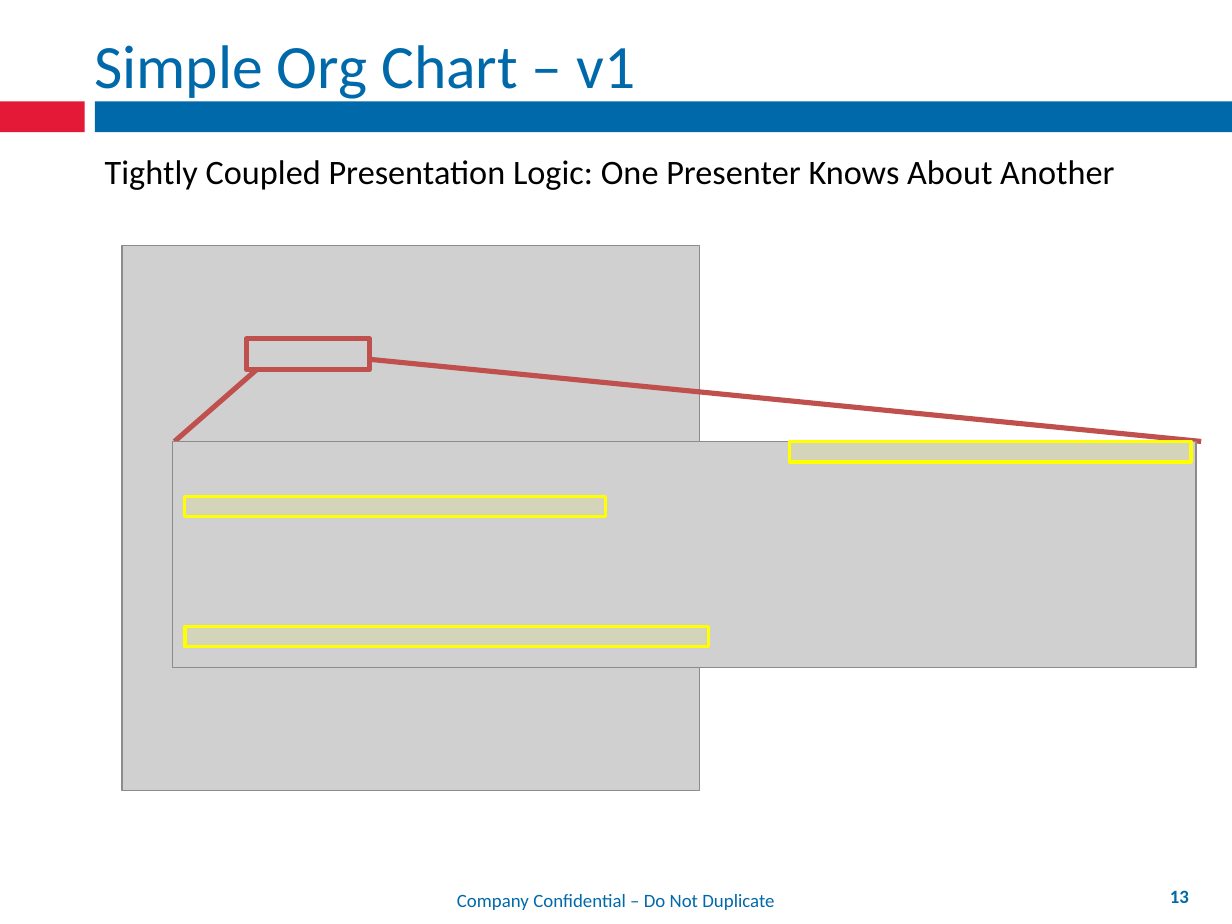
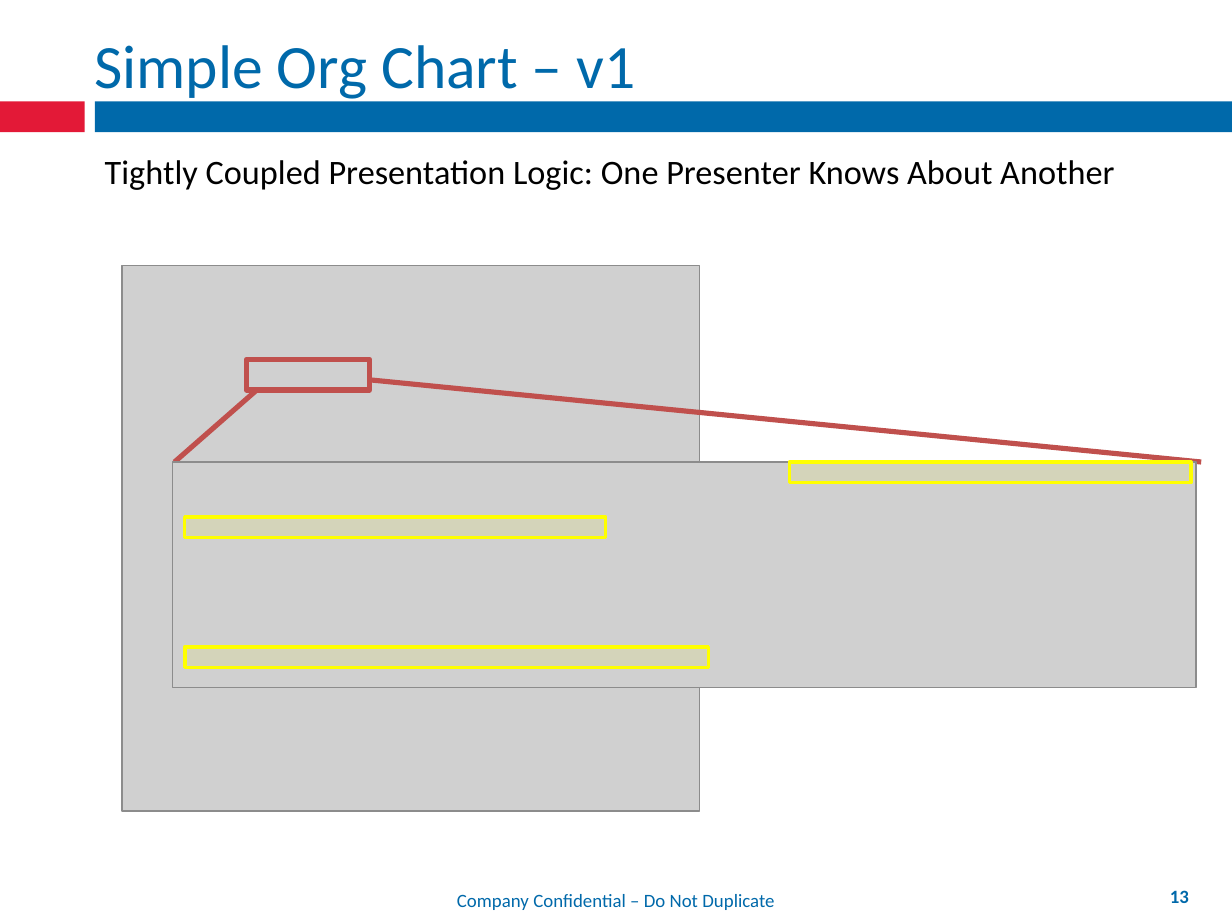
Before and after one commit to mxriverlynn/presentations-and-training, a slide deck: slide 13 of Decoupling Workflow With App Controler/Decoupling Workflow From Forms.pptx. Drawn at 1232x924 pixels with LibreOffice and Linux fonts; fonts in the diff are those of the drawing; grey boxes stand for pictures; background and template pictures are left out. Boxes give left, top, right and bottom in pixels: in the first picture for what was removed or moved away, otherwise in the second. Text is boxed around its words. In the diff, an @@ line names an element or a change of style, - is before the commit and + after.

```diff
--- a/Decoupling Workflow With App Controler/Decoupling Workflow From Forms.pptx
+++ b/Decoupling Workflow With App Controler/Decoupling Workflow From Forms.pptx
@@ 4 rectangles, 2 pictures, 2 lines: place and size @@
-4 rectangles, 2 pictures, 2 lines at (122, 245, 1201, 791)
+4 rectangles, 2 pictures, 2 lines at (122, 266, 1201, 812)
```
Also in this commit, not shown: 1 other slide changed, 3 slides added, 1 other file.
